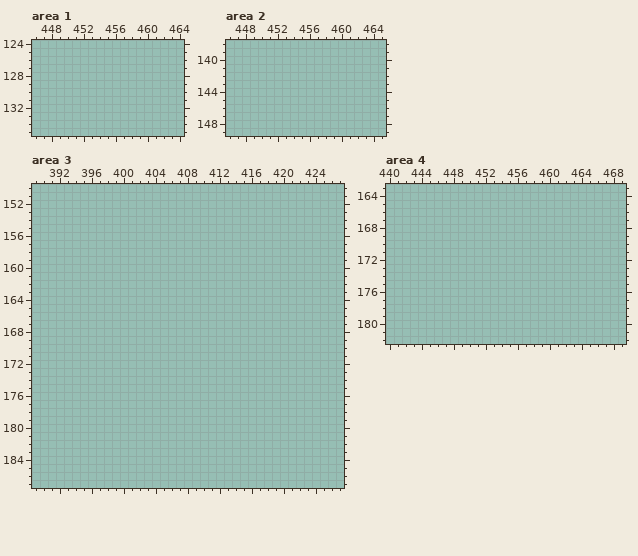
Two versions of one pixel-art file, core/resource/world/bedroom/bedroom.aseprite. Above is the file before it was changed.
536x512 pixels, 1 frame. Pixels under 10% opacity are left out. Colours within 5 levels of each other are drawn and written as one. Shown: area 1: x 446..464, y 124..135; area 2: x 446..465, y 138..149; area 3: x 389..427, y 150..187; area 4: x 440..469, y 163..182. The commit also changed other parts of the picture, which this record leaves out.
The same view after the edit:
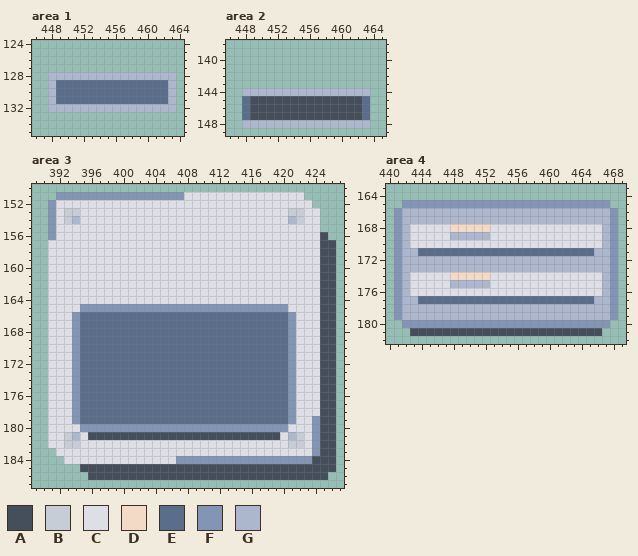
Palette (. is transparent): A #454f5c  B #c6cdd7  C #dedee6  D #f2dac7  E #5a6d8b  F #8395b4  G #acb6cd
The exact change:
--- area 1, layer "Flattened"
@@ x 446..464 @@
 127 ...................
-128 ...................
-129 ...................
-130 ...................
-131 ...................
-132 ...................
+128 ..GGGGGGGGGGGGGGGG.
+129 ..GEEEEEEEEEEEEEEG.
+130 ..GEEEEEEEEEEEEEEG.
+131 ..GEEEEEEEEEEEEEEG.
+132 ..GGGGGGGGGGGGGGGG.
 133 ...................
--- area 2, layer "Flattened"
@@ x 446..465 @@
 143 ....................
-144 ....................
-145 ....................
-146 ....................
-147 ....................
-148 ....................
+144 ..GGGGGGGGGGGGGGGG..
+145 ..EAAAAAAAAAAAAAAE..
+146 ..EAAAAAAAAAAAAAAE..
+147 ..EAAAAAAAAAAAAAAE..
+148 ..GGGGGGGGGGGGGGGG..
 149 ....................
--- area 3, layer "Flattened"
@@ x 389..427 @@
 150 .......................................
-151 .......................................
-152 .......................................
-153 .......................................
-154 .......................................
-155 .......................................
-156 .......................................
-157 .......................................
-158 .......................................
-159 .......................................
-160 .......................................
-161 .......................................
-162 .......................................
-163 .......................................
-164 .......................................
-165 .......................................
-166 .......................................
-167 .......................................
-168 .......................................
-169 .......................................
-170 .......................................
-171 .......................................
-172 .......................................
-173 .......................................
-174 .......................................
-175 .......................................
-176 .......................................
-177 .......................................
-178 .......................................
-179 .......................................
-180 .......................................
-181 .......................................
-182 .......................................
-183 .......................................
-184 .......................................
-185 .......................................
-186 .......................................
+151 ...FFFFFFFFFFFFFFFFCCCCCCCCCCCCCCC.....
+152 ..FCCCCCCCCCCCCCCCCCCCCCCCCCCCCCCCC....
+153 ..FCBBCCCCCCCCCCCCCCCCCCCCCCCCCCBBCC...
+154 ..FCBGCCCCCCCCCCCCCCCCCCCCCCCCCCGBCC...
+155 ..FCCCCCCCCCCCCCCCCCCCCCCCCCCCCCCCCC...
+156 ..FCCCCCCCCCCCCCCCCCCCCCCCCCCCCCCCCCA..
+157 ..CCCCCCCCCCCCCCCCCCCCCCCCCCCCCCCCCCAA.
+158 ..CCCCCCCCCCCCCCCCCCCCCCCCCCCCCCCCCCAA.
+159 ..CCCCCCCCCCCCCCCCCCCCCCCCCCCCCCCCCCAA.
+160 ..CCCCCCCCCCCCCCCCCCCCCCCCCCCCCCCCCCAA.
+161 ..CCCCCCCCCCCCCCCCCCCCCCCCCCCCCCCCCCAA.
+162 ..CCCCCCCCCCCCCCCCCCCCCCCCCCCCCCCCCCAA.
+163 ..CCCCCCCCCCCCCCCCCCCCCCCCCCCCCCCCCCAA.
+164 ..CCCCCCCCCCCCCCCCCCCCCCCCCCCCCCCCCCAA.
+165 ..CCCCFFFFFFFFFFFFFFFFFFFFFFFFFFCCCCAA.
+166 ..CCCFEEEEEEEEEEEEEEEEEEEEEEEEEEFCCCAA.
+167 ..CCCFEEEEEEEEEEEEEEEEEEEEEEEEEEFCCCAA.
+168 ..CCCFEEEEEEEEEEEEEEEEEEEEEEEEEEFCCCAA.
+169 ..CCCFEEEEEEEEEEEEEEEEEEEEEEEEEEFCCCAA.
+170 ..CCCFEEEEEEEEEEEEEEEEEEEEEEEEEEFCCCAA.
+171 ..CCCFEEEEEEEEEEEEEEEEEEEEEEEEEEFCCCAA.
+172 ..CCCFEEEEEEEEEEEEEEEEEEEEEEEEEEFCCCAA.
+173 ..CCCFEEEEEEEEEEEEEEEEEEEEEEEEEEFCCCAA.
+174 ..CCCFEEEEEEEEEEEEEEEEEEEEEEEEEEFCCCAA.
+175 ..CCCFEEEEEEEEEEEEEEEEEEEEEEEEEEFCCCAA.
+176 ..CCCFEEEEEEEEEEEEEEEEEEEEEEEEEEFCCCAA.
+177 ..CCCFEEEEEEEEEEEEEEEEEEEEEEEEEEFCCCAA.
+178 ..CCCFEEEEEEEEEEEEEEEEEEEEEEEEEEFCCCAA.
+179 ..CCCFEEEEEEEEEEEEEEEEEEEEEEEEEEFCCFAA.
+180 ..CCCCFFFFFFFFFFFFFFFFFFFFFFFFFFCCCFAA.
+181 ..CCBGCAAAAAAAAAAAAAAAAAAAAAAAACGBCFAA.
+182 ..CCBBCCCCCCCCCCCCCCCCCCCCCCCCCCBBCFAA.
+183 ...CCCCCCCCCCCCCCCCCCCCCCCCCCCCCCCCFAA.
+184 ....CCCCCCCCCCCCCCFFFFFFFFFFFFFFFFFAAA.
+185 ......AAAAAAAAAAAAAAAAAAAAAAAAAAAAAAAA.
+186 .......AAAAAAAAAAAAAAAAAAAAAAAAAAAAAA..
 187 .......................................
--- area 4, layer "Flattened"
@@ x 440..469 @@
 164 ..............................
-165 ..............................
-166 ..............................
-167 ..............................
-168 ..............................
-169 ..............................
-170 ..............................
-171 ..............................
-172 ..............................
-173 ..............................
-174 ..............................
-175 ..............................
-176 ..............................
-177 ..............................
-178 ..............................
-179 ..............................
-180 ..............................
-181 ..............................
+165 ..FFFFFFFFFFFFFFFFFFFFFFFFFF..
+166 .FGGGGGGGGGGGGGGGGGGGGGGGGGGF.
+167 .FGGGGGGGGGGGGGGGGGGGGGGGGGGF.
+168 .FGCCCCCDDDDDCCCCCCCCCCCCCCGF.
+169 .FGCCCCCGGGGGCCCCCCCCCCCCCCGF.
+170 .FGCCCCCCCCCCCCCCCCCCCCCCCCGF.
+171 .FGGEEEEEEEEEEEEEEEEEEEEEEGGF.
+172 .FGGGGGGGGGGGGGGGGGGGGGGGGGGF.
+173 .FGGGGGGGGGGGGGGGGGGGGGGGGGGF.
+174 .FGCCCCCDDDDDCCCCCCCCCCCCCCGF.
+175 .FGCCCCCGGGGGCCCCCCCCCCCCCCGF.
+176 .FGCCCCCCCCCCCCCCCCCCCCCCCCGF.
+177 .FGGEEEEEEEEEEEEEEEEEEEEEEGGF.
+178 .FGGGGGGGGGGGGGGGGGGGGGGGGGGF.
+179 .FGGGGGGGGGGGGGGGGGGGGGGGGGGF.
+180 ..FFFFFFFFFFFFFFFFFFFFFFFFFF..
+181 ...AAAAAAAAAAAAAAAAAAAAAAAA...
 182 ..............................
Boxes around the changes in both pictures, in picture pixels (x1, y1, x2, y2):
added: (48, 72, 176, 112)
added: (242, 88, 370, 128)
added: (48, 192, 336, 480)
added: (394, 200, 618, 336)
